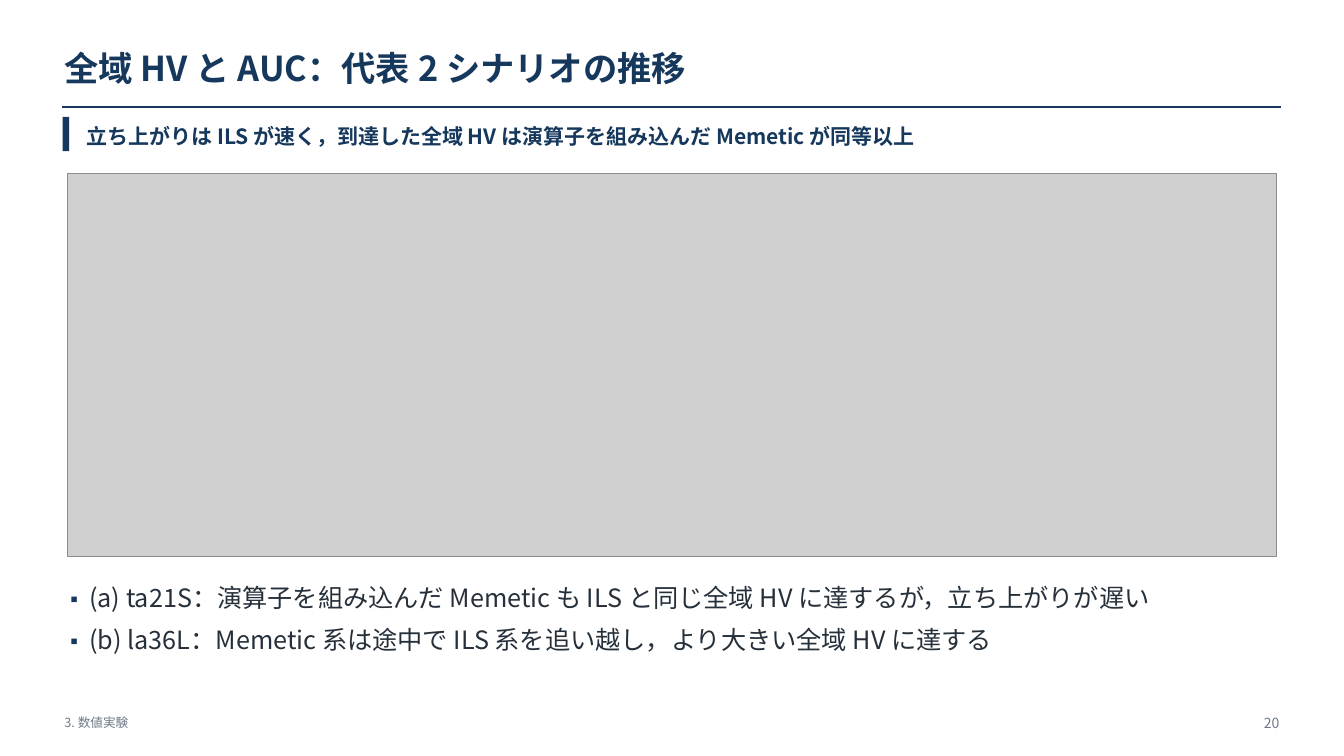
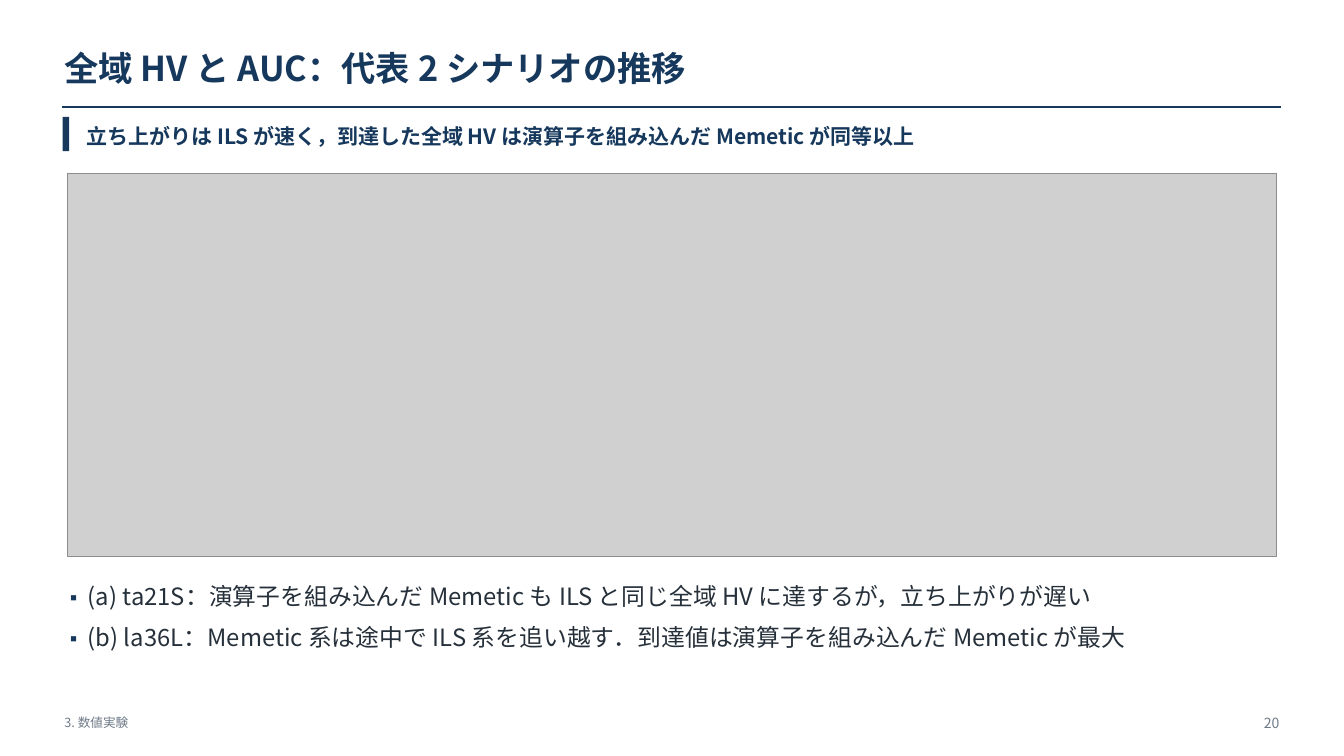
Before and after one commit to kitotakumi/stability_scheduling, a slide deck: slide 20 of doc/presentation_materials/JIMA2026fall_発表.pptx. Drawn at 1344x756 pixels with LibreOffice and Linux fonts; fonts in the diff are those of the drawing; grey boxes stand for pictures. Boxes give left, top, right and bottom in pixels: in the first picture for what was removed or moved away, otherwise in the second. Text is boxed around its words. In the diff, an @@ line names an element or a change of style, - is before the commit and + after.

```diff
--- a/doc/presentation_materials/JIMA2026fall_発表.pptx
+++ b/doc/presentation_materials/JIMA2026fall_発表.pptx
@@ text at [88,585,1091,610]: size 14.4 to 13.6 pt in "▪"; size 18 to 17 pt in "(a) ta21S：演算子を組み込んだ Memetic も ILS と同じ全域 HV ..." @@
@@ text at [88,626,1125,651]: text changed; size 18 to 17 pt @@
-▪ (b) la36L：Memetic 系は途中で ILS 系を追い越し，より大きい全域 HV に達する
+▪ (b) la36L：Memetic 系は途中で ILS 系を追い越す．到達値は演算子を組み込んだ Memetic が最大
```
Also in this commit, not shown: 1 other slide changed, 4 other files.
